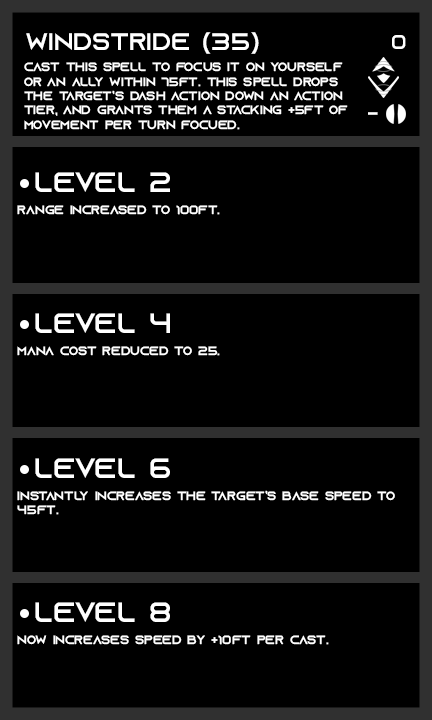
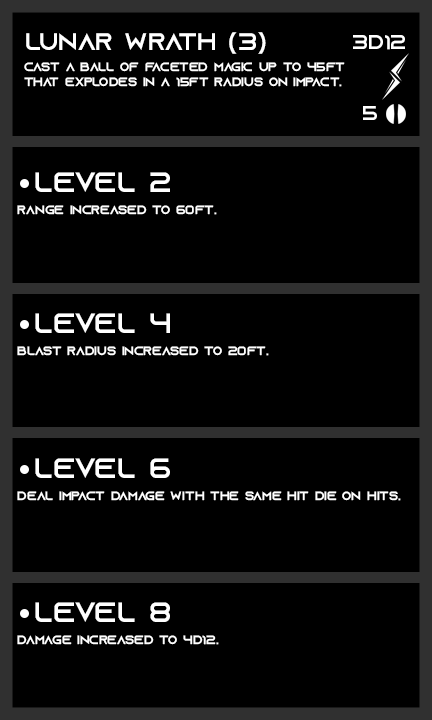
Layered file, before and after one edit (432×720). Changes by layer:
painted on "AP" over (x1=363, y1=106, x2=378, y2=120)
renamed "0" to "3d12", painted on it over (x1=353, y1=35, x2=406, y2=50)
painted on "archetype" over (x1=24, y1=62, x2=348, y2=130)
renamed "windstride (35)" to "lunar wrath (3)", painted on it over (x1=26, y1=32, x2=266, y2=54)
renamed "electricity" to "Amethyst", showed it, painted on it over (x1=375, y1=53, x2=409, y2=100)
removed layer "shear" from group "Affinity" over (x1=368, y1=57, x2=399, y2=98)
renamed "range increased to 100ft." to "range increased to 60ft.", painted on it over (x1=176, y1=205, x2=220, y2=215)
renamed "mana cost reduced to 25." to "blast radius increased to 20ft.", painted on it over (x1=17, y1=346, x2=269, y2=356)
renamed "instantly increases the target’s base speed to 45ft." to "deal impact damage with the same hit die on hits.", painted on it over (x1=17, y1=490, x2=401, y2=515)
renamed "now increases speed by +10ft per cast." to "damage increased to 4d12.", painted on it over (x1=17, y1=635, x2=329, y2=645)